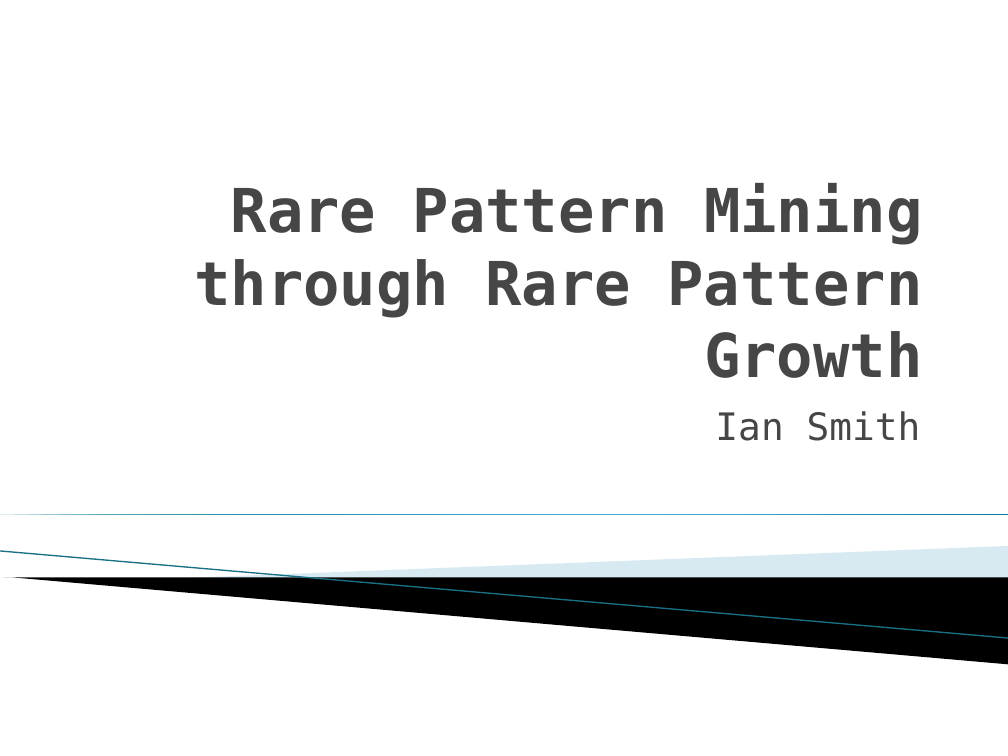
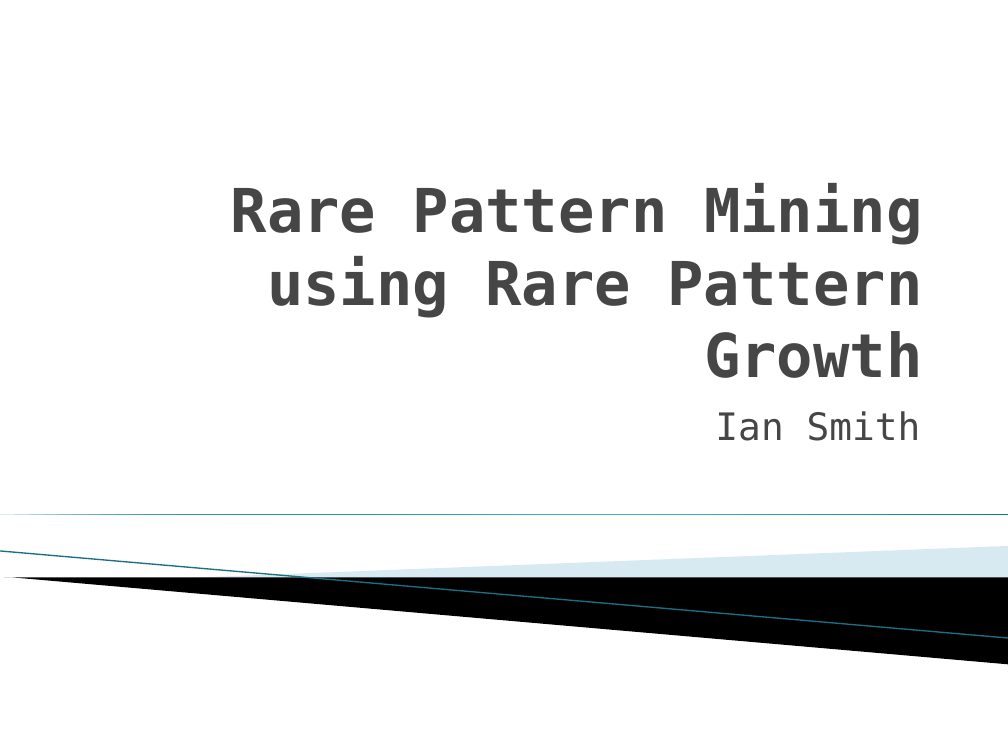
Before and after one commit to smithi35/RarePatternMining, a slide deck: slide 1 of Documentation/Rare Pattern Mining through Rare Pattern Growth.pptx. Drawn at 1008x756 pixels with LibreOffice and Linux fonts; fonts in the diff are those of the drawing; background and template pictures are left out. Boxes give left, top, right and bottom in pixels: in the first picture for what was removed or moved away, otherwise in the second. Text is boxed around its words. In the diff, an @@ line names an element or a change of style, - is before the commit and + after.

```diff
--- a/Documentation/Rare Pattern Mining through Rare Pattern Growth.pptx
+++ b/Documentation/Rare Pattern Mining through Rare Pattern Growth.pptx
@@ title at box(231, 184, 923, 378): text changed @@
-Rare Pattern Mining through Rare Pattern Growth
+Rare Pattern Mining using Rare Pattern Growth
```
Also in this commit, not shown: 3 slides added, 1 other file.
